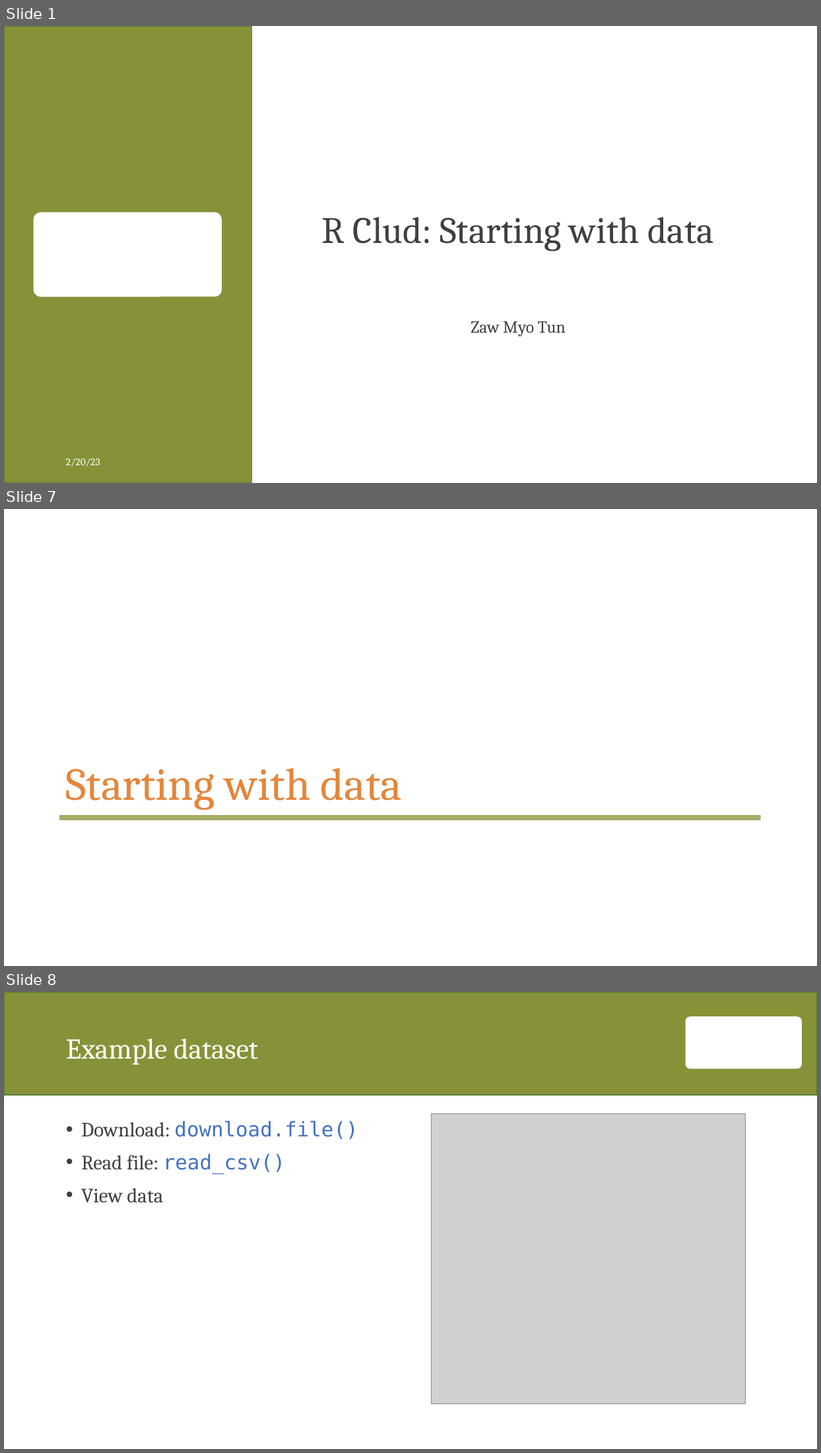
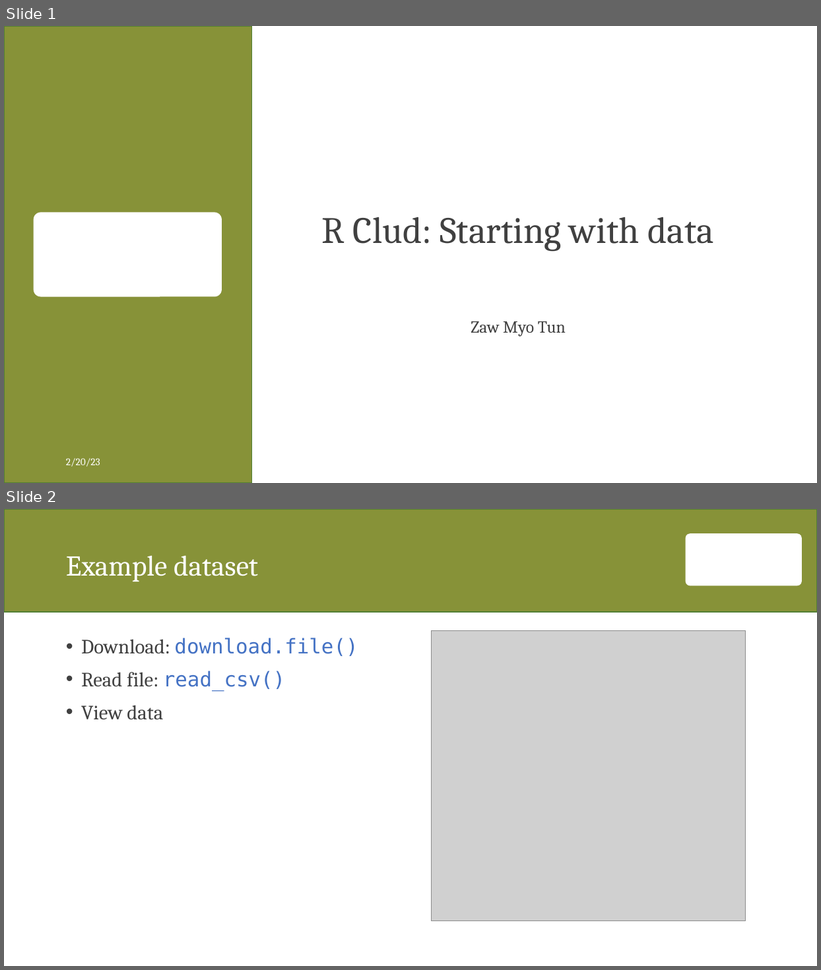
Before and after one commit to zawmtun/r_club, a slide deck: ex/02_starting_with_data.pptx. Shown one above the other, each under a label of ours: slides 1, 7 and 8 before the commit, slides 1 and 2 after it; the slides between them are not shown. The pictures are 821x1453 and 821x970 pixels, drawn with LibreOffice and Linux fonts; fonts in the diff are those of the drawing; grey boxes stand for pictures; background and template pictures are left out. Boxes give left, top, right and bottom in pixels: in the first picture for what was removed or moved away, otherwise in the second. Text is boxed around its words. In the diff, an @@ line names an element or a change of style, - is before the commit and + after.

```diff
--- a/ex/02_starting_with_data.pptx
+++ b/ex/02_starting_with_data.pptx
@@ slide 7 removed at bbox=[4, 509, 817, 966], background #FFFFFF @@
@@ title removed at bbox=[65, 768, 403, 810] @@
-Starting with data
@@ line removed from (59, 818) to (761, 818) @@
@@ what was slide 8 is now slide 2 @@
```
Also in this commit, not shown: 1 slide changed, 6 other slides removed, 2 other files.
